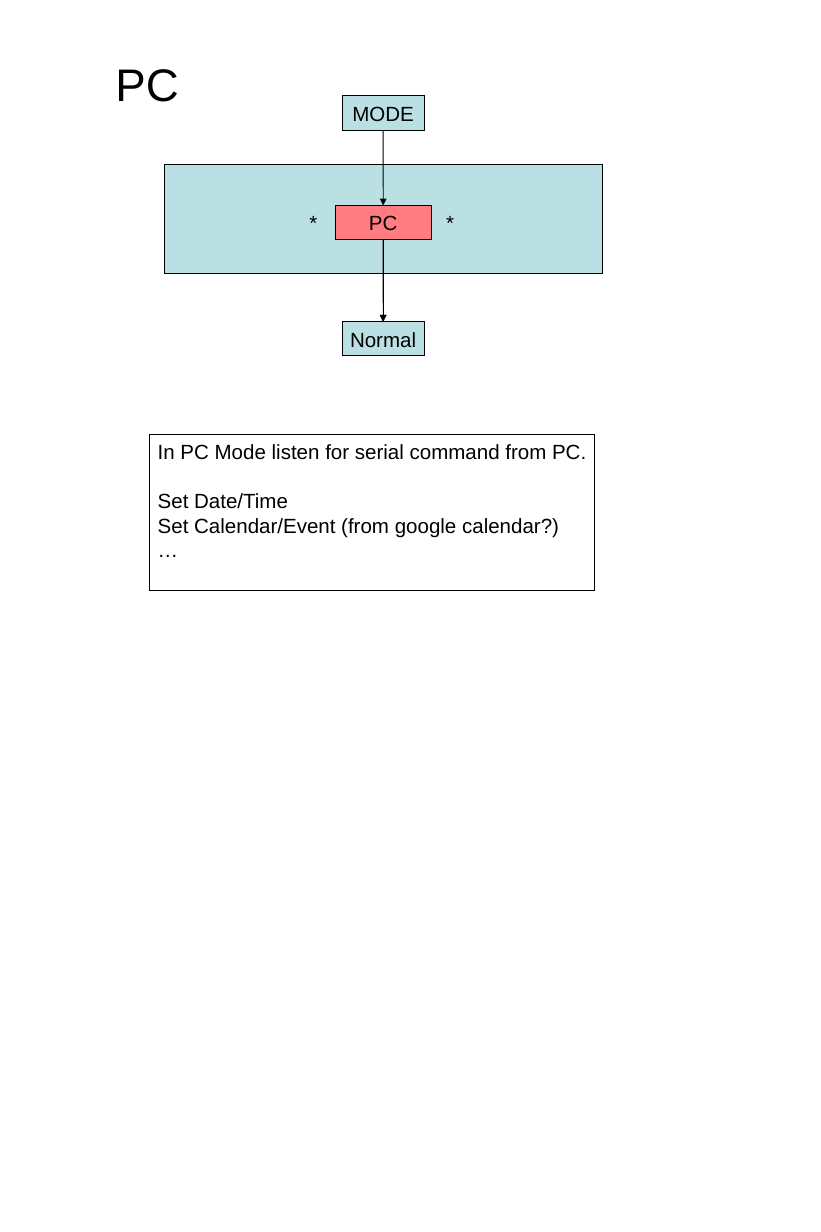
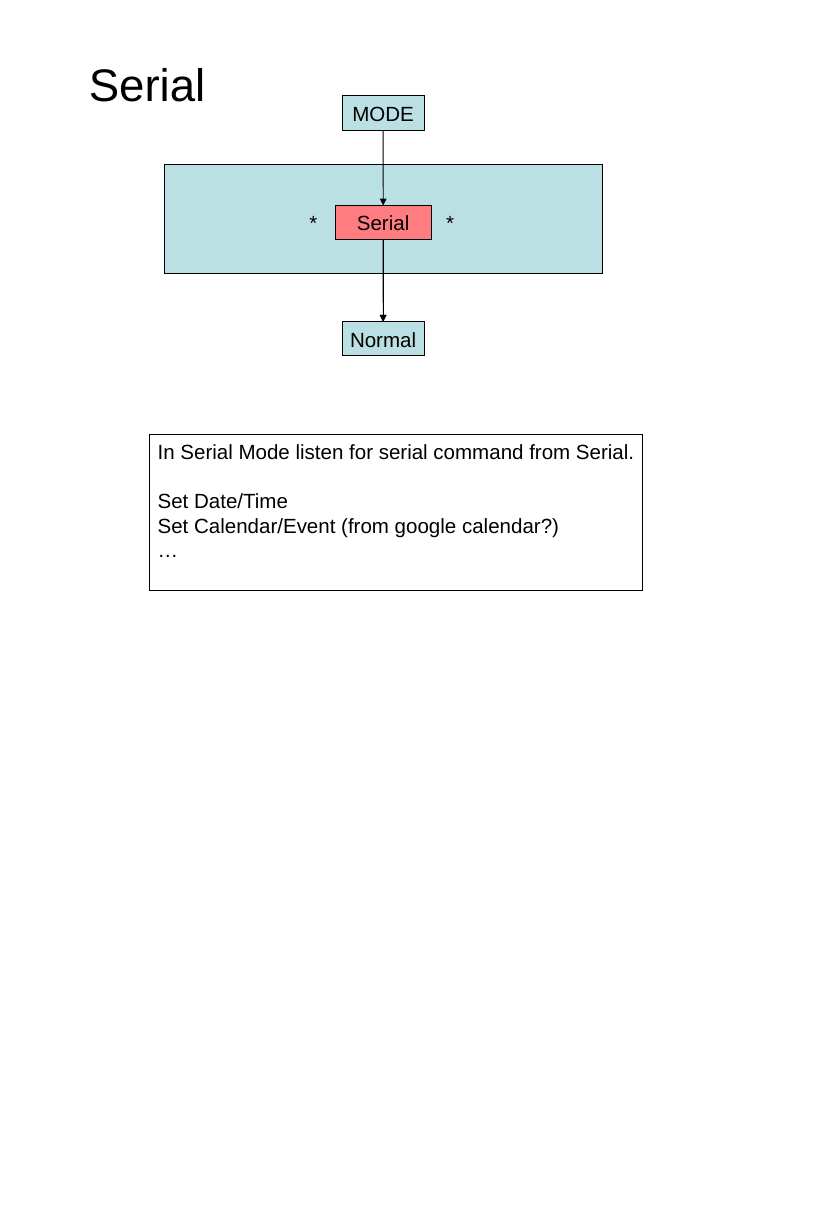
Before and after one commit to reuse38/clockthree, a slide deck: slide 6 of Docs/ModeMap.ppt. Drawn at 821x1232 pixels with LibreOffice and Linux fonts; fonts in the diff are those of the drawing. Boxes give left, top, right and bottom in pixels: in the first picture for what was removed or moved away, otherwise in the second. Text is boxed around its words. In the diff, an @@ line names an element or a change of style, - is before the commit and + after.

Commit message:
Minor mode updates to reflect code changes.

```diff
--- a/Docs/ModeMap.ppt
+++ b/Docs/ModeMap.ppt
@@ title at [89,68,205,102]: text changed @@
-PC
+Serial
@@ text in rectangle at [357,215,409,231]: text changed @@
-PC
+Serial
@@ rectangle "In Serial Mode listen for ...": place and size @@
-rectangle "In Serial Mode listen for ..." at [149,434,594,590]
+rectangle "In Serial Mode listen for ..." at [149,434,643,590]
@@ text in rectangle at [158,444,634,460]: text changed @@
-In PC Mode listen for serial command from PC.
+In Serial Mode listen for serial command from Serial.
```
Also in this commit, not shown: 6 other slides changed.
